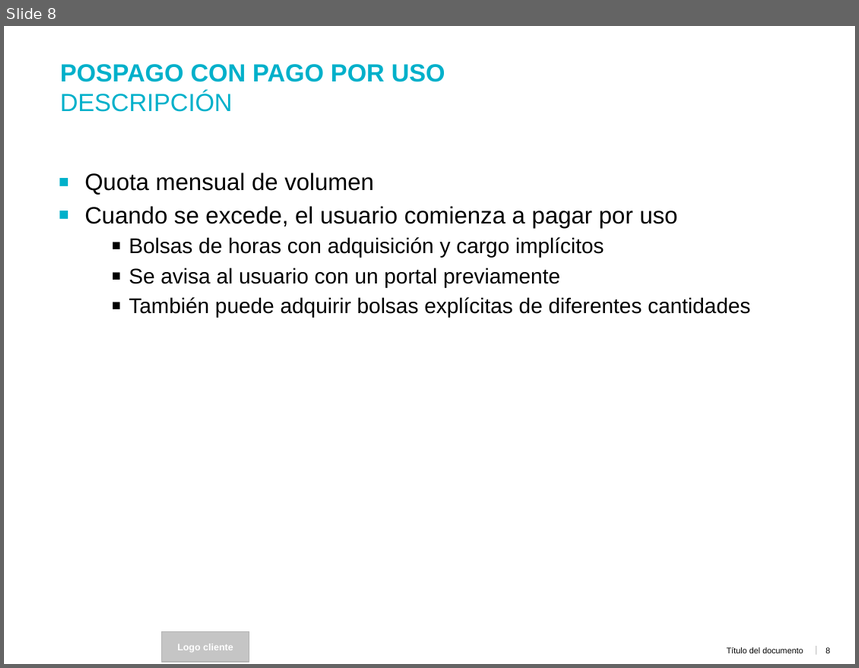
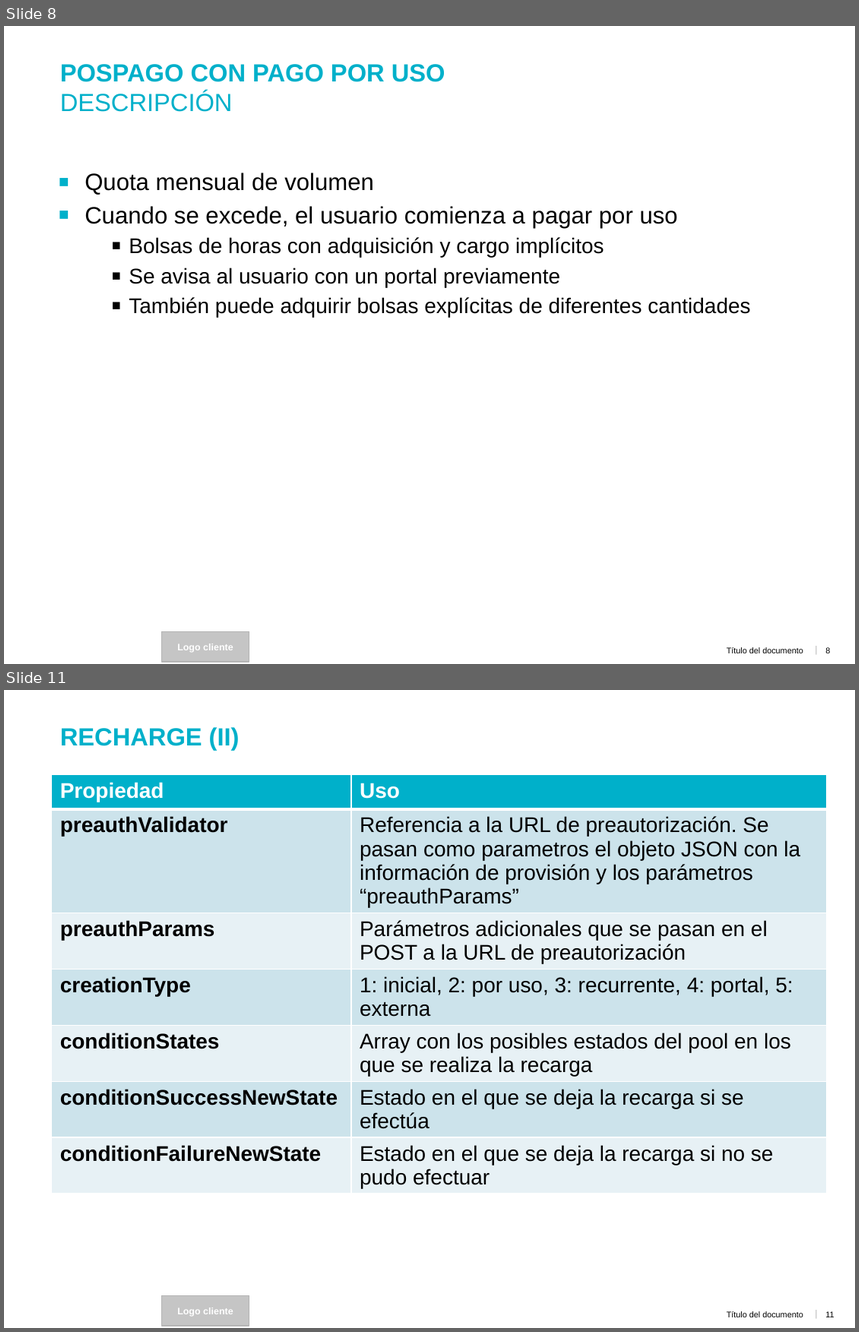
Before and after one commit to francistor/Lever, a slide deck: Modelo de servicios Lever.pptx. Shown one above the other, each under a label of ours: slide 8 before the commit, slides 8 and 11 after it; the slides between them are not shown. The pictures are 859x668 and 859x1332 pixels, drawn with LibreOffice and Linux fonts; fonts in the diff are those of the drawing; background and template pictures are left out. Boxes give left, top, right and bottom in pixels: in the first picture for what was removed or moved away, otherwise in the second. Text is boxed around its words. In the diff, an @@ line names an element or a change of style, - is before the commit and + after.

```diff
--- a/Modelo de servicios Lever.pptx
+++ b/Modelo de servicios Lever.pptx
@@ slide 11 added at [4, 690, 855, 1328], background #FFFFFF; not listed: 4 template elements that a slide beside it also shows @@
@@ title added at [60, 727, 240, 750], 21 pt, text #00B0CA, bold @@
+RECHARGE (II)
@@ table added at [52, 774, 827, 1217], 7 rows, 2 columns @@
+Propiedad | Uso
+preauthValidator | Referencia a la URL de preautorización. Se pasan como parametros el objeto JSON con la información de provisión y los parámetros “preauthParams”
+preauthParams | Parámetros adicionales que se pasan en el POST a la URL de preautorización
+creationType | 1: inicial, 2: por uso, 3: recurrente, 4: portal, 5: externa
+conditionStates | Array con los posibles estados del pool en los que se realiza la recarga
+conditionSuccessNewState | Estado en el que se deja la recarga si se efectúa
+conditionFailureNewState | Estado en el que se deja la recarga si no se pudo efectuar
```
Also in this commit, not shown: 1 slide changed, 2 other slides added, 9 other files.
